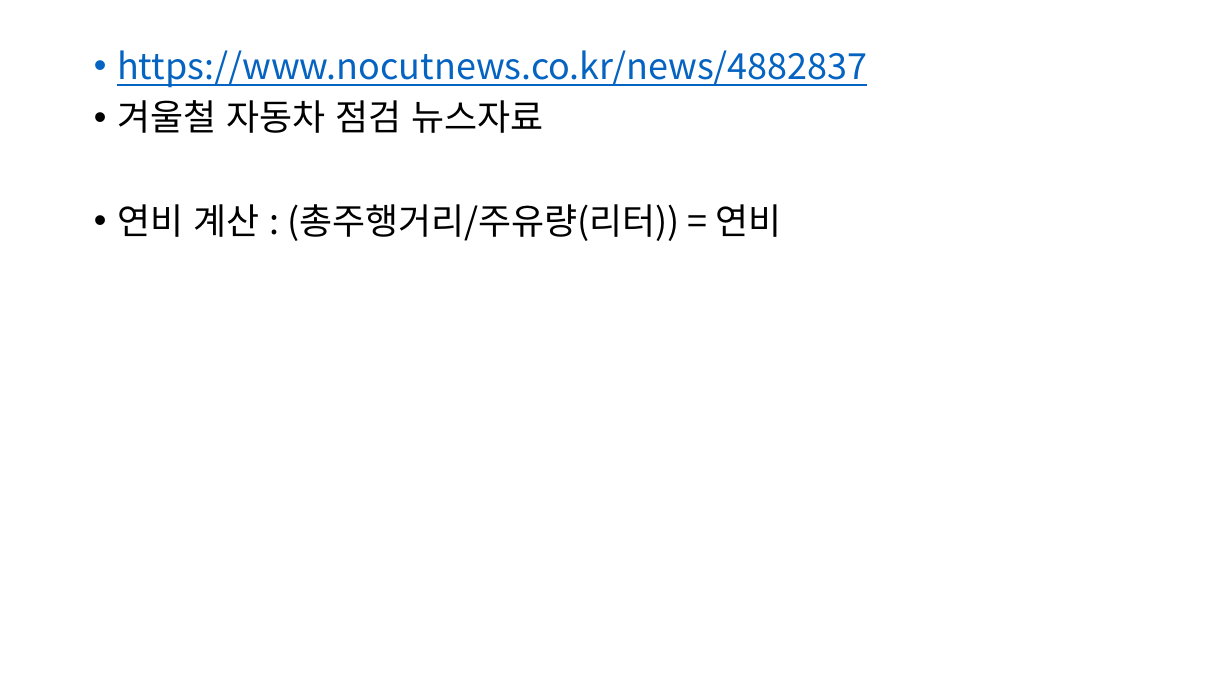
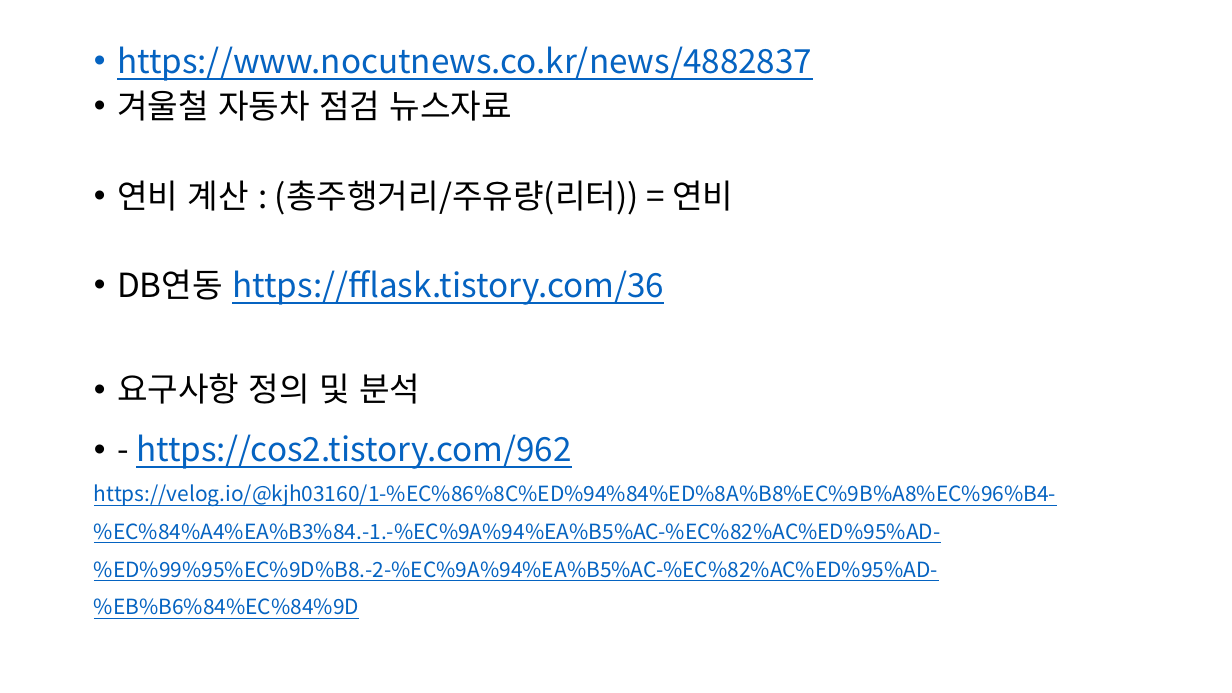
Before and after one commit to ChaeSung-Lee/DJ_InternShip, a slide deck: slide 12 of 2021_Summer/jp.hong/Project_BnC_jph.pptx. Drawn at 1232x693 pixels with LibreOffice and Linux fonts; fonts in the diff are those of the drawing. Boxes give left, top, right and bottom in pixels: in the first picture for what was removed or moved away, otherwise in the second. Text is boxed around its words. In the diff, an @@ line names an element or a change of style, - is before the commit and + after.

```diff
--- a/2021_Summer/jp.hong/Project_BnC_jph.pptx
+++ b/2021_Summer/jp.hong/Project_BnC_jph.pptx
@@ text at box(117, 46, 812, 215): size 28 to 25.9 pt in "https://www.nocutnews.co.kr/news/4882837", "겨울철 자동차 점검 뉴스자료", "연비 계산 : (총주행거리/주유량(리터)) = 연비"; line spacing 0.9 to 0.8 @@
@@ text at box(94, 269, 1056, 619): paragraphs added @@
+• DB연동 https://fflask.tistory.com/36
+• 요구사항 정의 및 분석
+• - https://cos2.tistory.com/962
+https://velog.io/@kjh03160/1-%EC%86%8C%ED%94%84%ED%8A%B8%EC%9B%A8%EC%96%B4-%EC%84%A4%EA%B3%84.-1.-%EC%9A%94%EA%B5%AC-%EC%82%AC%ED%95%AD-%ED%99%95%EC%9D%B8.-2-%EC%9A%94%EA%B5%AC-%EC%82%AC%ED%95%AD-%EB%B6%84%EC%84%9D
```
Also in this commit, not shown: 6 other slides changed, 4 slides added.
